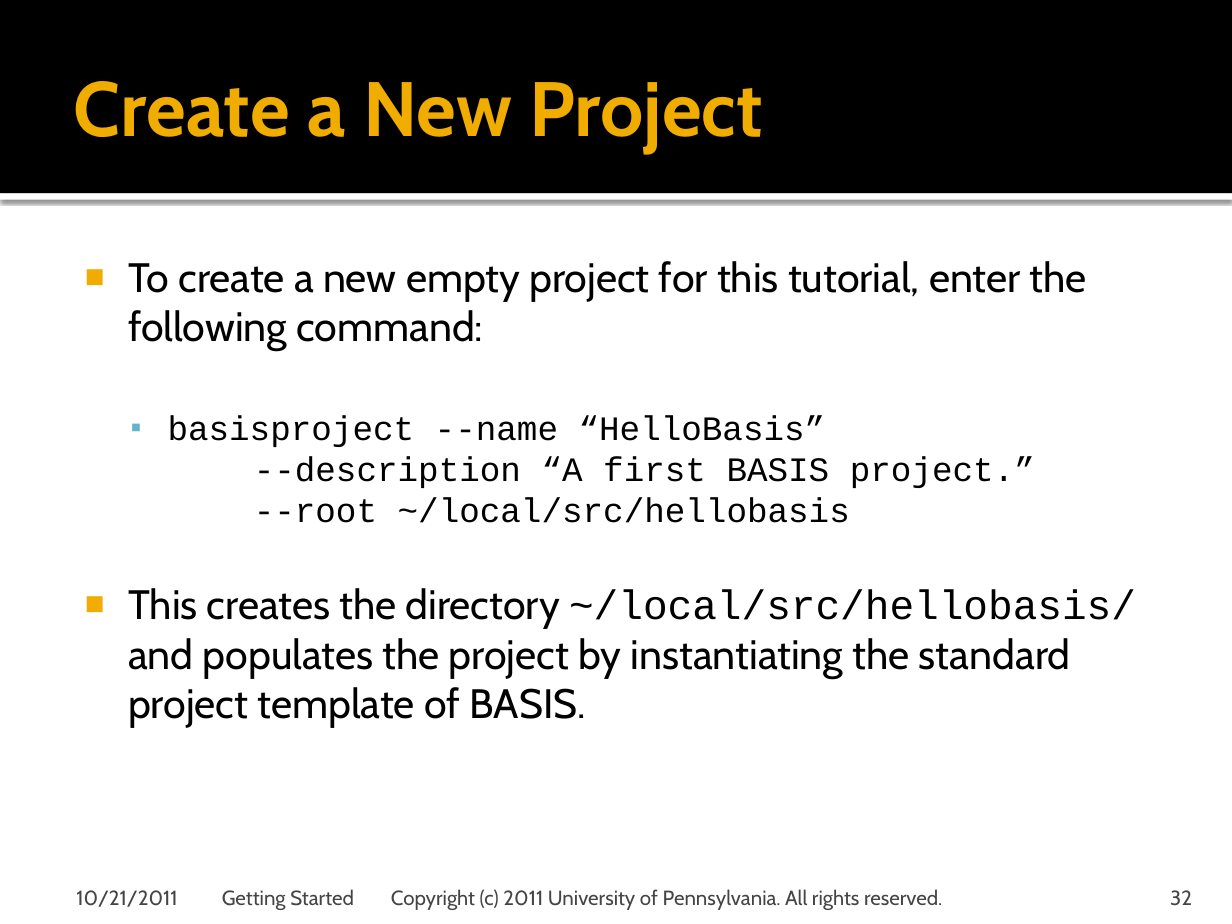
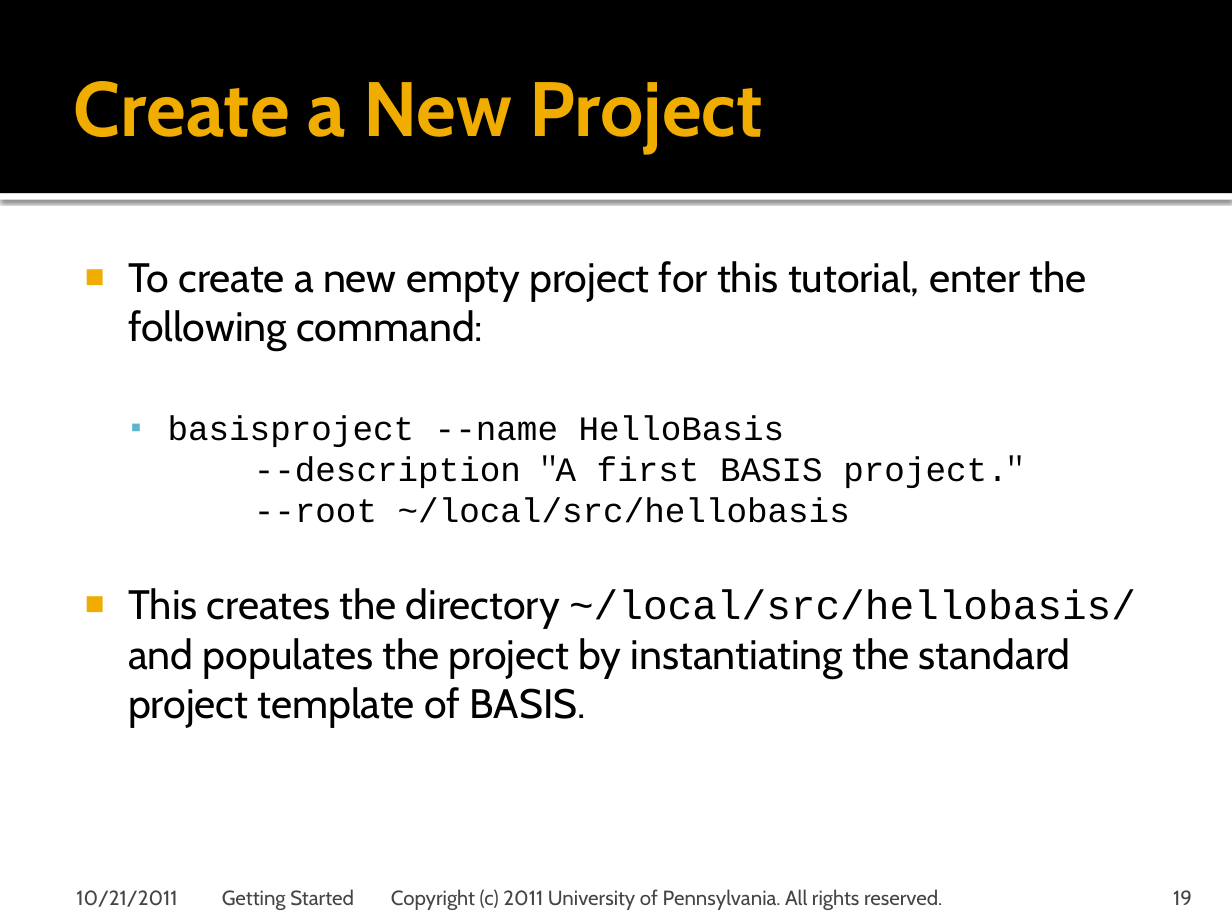
Before and after one commit to cmake-basis/legacy, a slide deck: slide 19 of doc/tutorials/BASIS Tutorial - 02 Getting Started.pptx (slide 32 before the commit). Drawn at 1232x924 pixels with LibreOffice and Linux fonts; fonts in the diff are those of the drawing; background and template pictures are left out. Boxes give left, top, right and bottom in pixels: in the first picture for what was removed or moved away, otherwise in the second. Text is boxed around its words. In the diff, an @@ line names an element or a change of style, - is before the commit and + after.

```diff
--- a/doc/tutorials/BASIS Tutorial - 02 Getting Started.pptx
+++ b/doc/tutorials/BASIS Tutorial - 02 Getting Started.pptx
@@ text at (168,415,1022,523): text changed @@
-  ▪ basisproject --name “HelloBasis”
-    --description “A first BASIS project.”
-    --root ~/local/src/hellobasis
+  ▪ basisproject --name HelloBasis
+    --description "A first BASIS project."
+    --root ~/local/src/hellobasis
@@ page number at (1173,890,1192,905): text changed @@
-32
+19
```
Also in this commit, not shown: 25 other slides changed, 13 slides removed, 1 other file.
